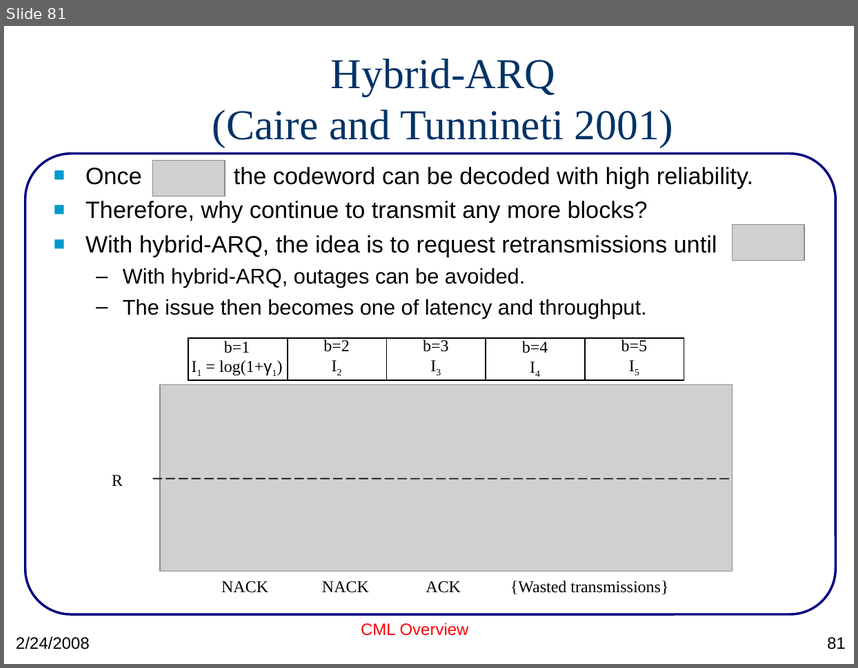
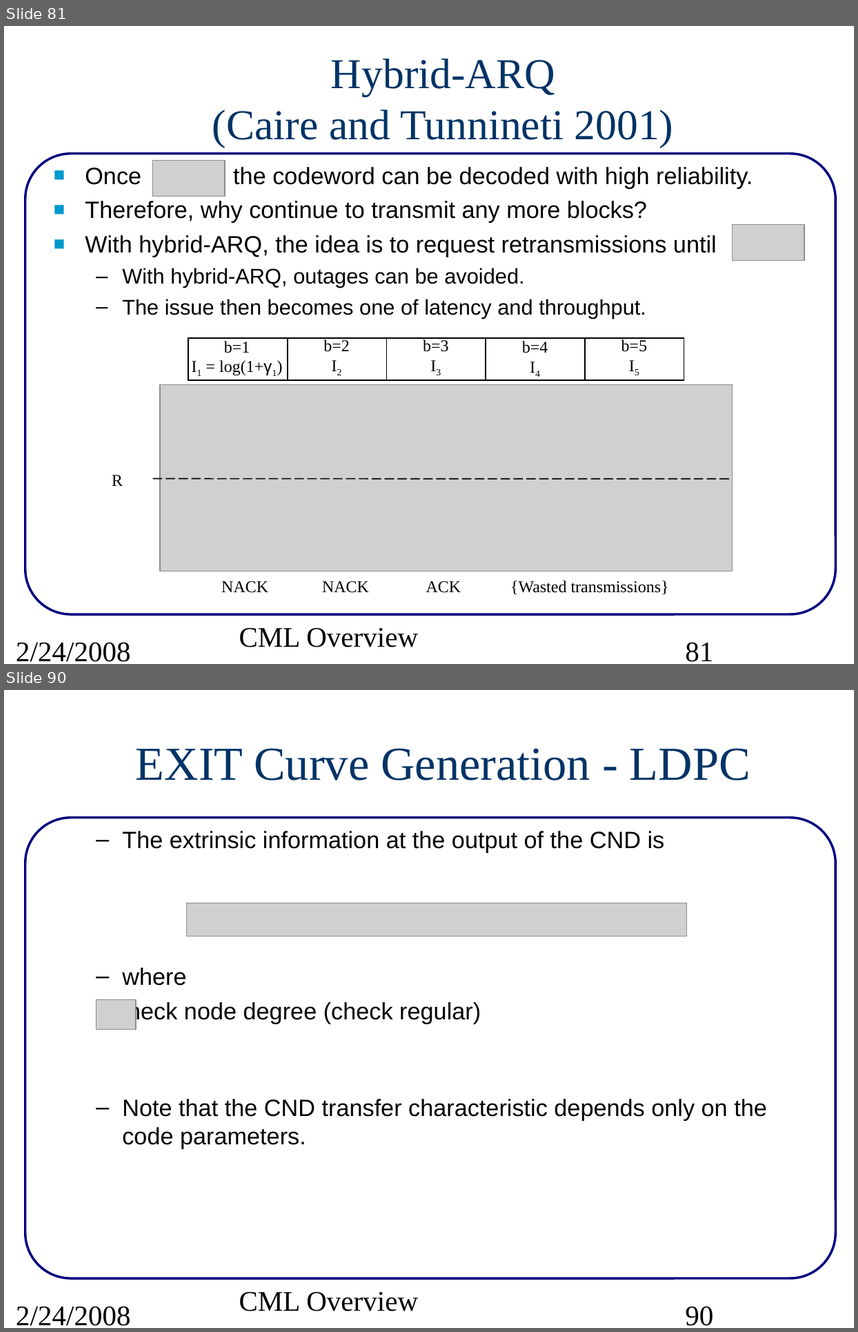
Before and after one commit to wvu-wcrl/CML, a slide deck: doc/src/CMLoverview.ppt. Shown one above the other, each under a label of ours: slide 81 before the commit, slides 81 and 90 after it; the slides between them are not shown. The pictures are 858x668 and 858x1332 pixels, drawn with LibreOffice and Linux fonts; fonts in the diff are those of the drawing; grey boxes stand for pictures. Boxes give left, top, right and bottom in pixels: in the first picture for what was removed or moved away, otherwise in the second. Text is boxed around its words. In the diff, an @@ line names an element or a change of style, - is before the commit and + after.

Commit message:
fixed formatting in cml/doc/readme.pdf.  First draft of EXIT documentation in CMLoverview.ppt

```diff
--- a/doc/src/CMLoverview.ppt
+++ b/doc/src/CMLoverview.ppt
@@ slide 90 added at (4, 690, 854, 1328), background #FFFFFF; not listed: 1 template element that a slide beside it also shows @@
@@ title added at (136, 748, 751, 780), 40 pt, text #003366 @@
+EXIT Curve Generation - LDPC
@@ text added at (116, 831, 767, 1149), 20 pt, text #000000 @@
+  – The extrinsic information at the output of the CND is
+  – where
+  check node degree (check regular)
+  – Note that the CND transfer characteristic depends only on the code parameters.
@@ picture added at (186, 903, 686, 936) @@
@@ picture added at (96, 999, 136, 1029) @@
@@ text added at (16, 1305, 131, 1325), 24 pt, text #000000 @@
+2/24/2008
@@ text added at (239, 1291, 418, 1311), 24 pt, text #000000 @@
+CML Overview
@@ page number added at (685, 1305, 713, 1325), 24 pt, text #000000 @@
+90
@@ slide 81 changed as well @@
@@ text "Once the codeword can be ..." at (85, 167, 753, 319): indent changed @@
@@ text "CML Overview" at (239, 627, 418, 647): size 14 to 24 pt, font Arial to Times New Roman, text colour #FF0000 to #000000; alignment centre to left; less space between paragraphs @@
@@ text "2/24/2008" at (16, 641, 131, 661): size 14 to 24 pt, font Arial to Times New Roman; less space between paragraphs @@
@@ page number at (685, 641, 713, 661): size 14 to 24 pt, font Arial to Times New Roman; alignment right to left; less space between paragraphs @@
```
Also in this commit, not shown: 83 other slides changed, 7 other slides added, 2 other files.
